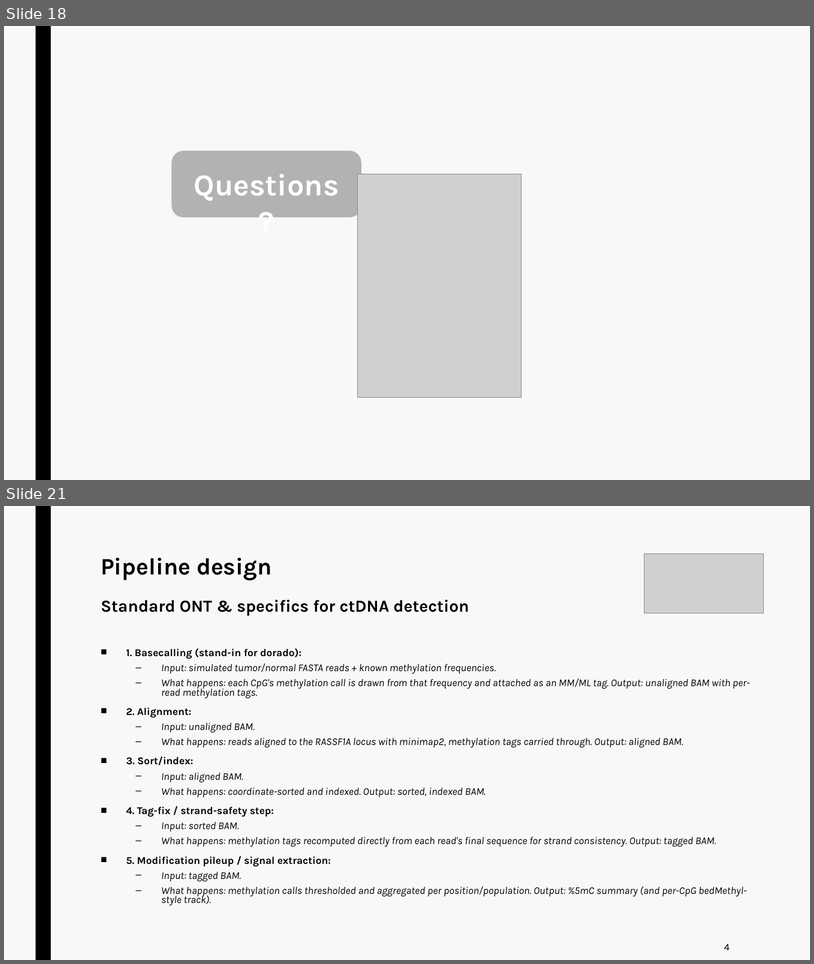
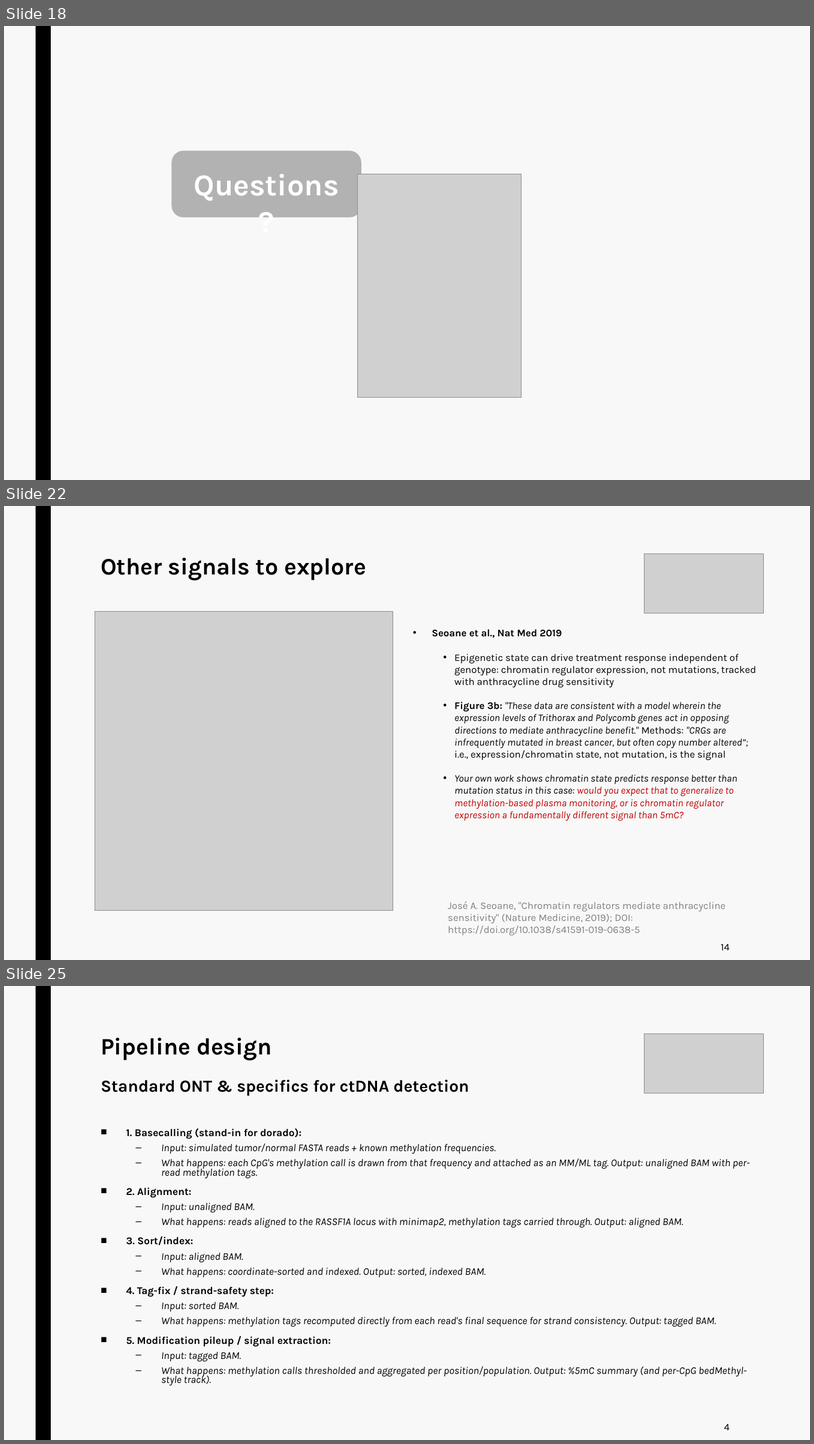
Before and after one commit to jurtasun/presentations, a slide deck: 202609_vhio_symposium/202609_vhio_technical.ppt. Shown one above the other, each under a label of ours: slides 18 and 21 before the commit, slides 18, 22 and 25 after it; the slides between them are not shown. The pictures are 814x964 and 814x1444 pixels, drawn with LibreOffice and Linux fonts; fonts in the diff are those of the drawing; grey boxes stand for pictures. Boxes give left, top, right and bottom in pixels: in the first picture for what was removed or moved away, otherwise in the second. Text is boxed around its words. In the diff, an @@ line names an element or a change of style, - is before the commit and + after.

```diff
--- a/202609_vhio_symposium/202609_vhio_technical.ppt
+++ b/202609_vhio_symposium/202609_vhio_technical.ppt
@@ slide 22 added at <box>4,506,810,960</box>, background #F8F8F8; not listed: 1 template element that a slide beside it also shows @@
@@ title added at <box>101,558,366,580</box>, 28 pt, text #000000, bold @@
+Other signals to explore
@@ picture added at <box>645,554,764,613</box> @@
@@ picture added at <box>95,611,393,910</box> @@
@@ text added at <box>432,629,756,820</box>, 12 pt, text #000000, italic @@
+• Seoane et al., Nat Med 2019
+  • Epigenetic state can drive treatment response independent of genotype: chromatin regulator expression, not mutations, tracked with anthracycline drug sensitivity
+  • Figure 3b: "These data are consistent with a model wherein the expression levels of Trithorax and Polycomb genes act in opposing directions to mediate anthracycline benefit." Methods: "CRGs are infrequently mutated in breast cancer, but often copy number altered”; i.e., expression/chromatin state, not mutation, is the signal
+  • Your own work shows chromatin state predicts response better than mutation status in this case: would you expect that to generalize to methylation-based plasma monitoring, or is chromatin regulator expression a fundamentally different signal than 5mC?
@@ text added at <box>448,901,726,935</box>, 12 pt, text #808080 @@
+José A. Seoane, "Chromatin regulators mediate anthracycline sensitivity" (Nature Medicine, 2019); DOI: https://doi.org/10.1038/s41591-019-0638-5
@@ text added at <box>721,943,730,950</box>, 12 pt, text #000000 @@
+14
@@ what was slide 21 is now slide 25 @@
```
Also in this commit, not shown: 12 slides changed, 5 other slides added, 2 slides removed, 11 other files.
